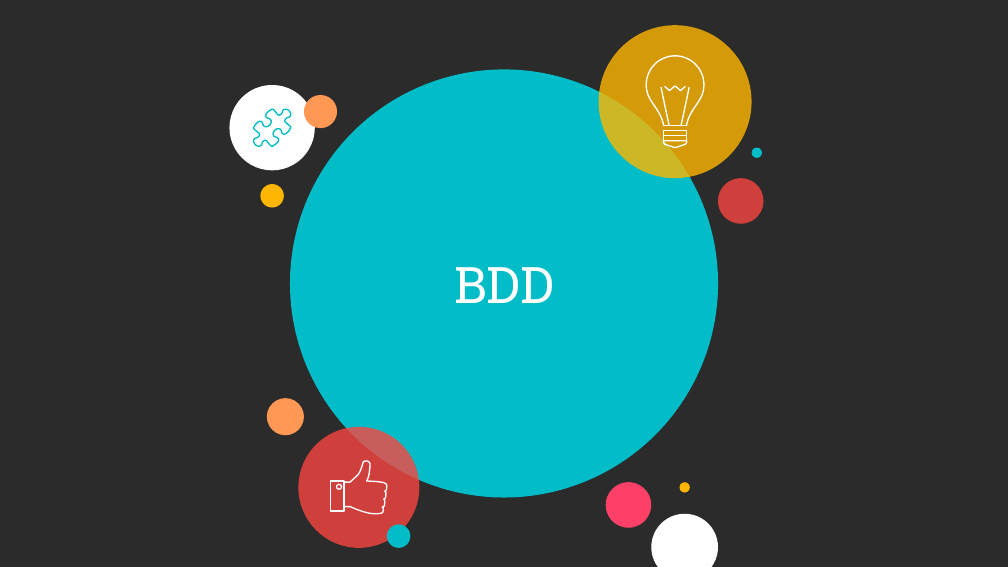
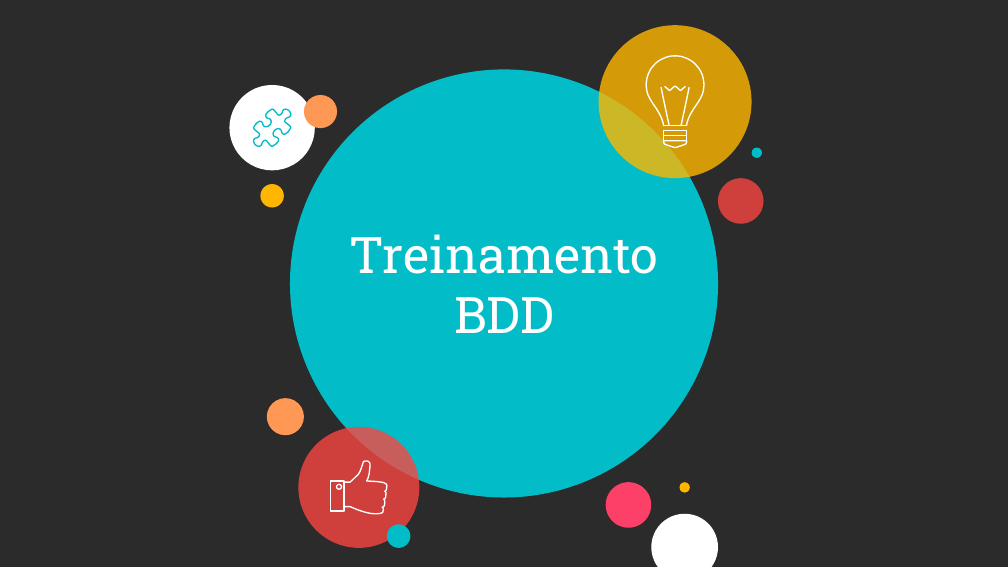
Before and after one commit to fga-eps-mds/A-Disciplina-MDS-EPS, a slide deck: slide 1 of MDS_Material/BDD/Apresentação-MDS-BDD.pptx. Drawn at 1008x567 pixels with LibreOffice and Linux fonts; fonts in the diff are those of the drawing; background and template pictures are left out; a plain dark background stands for a picture behind light text. Boxes give left, top, right and bottom in pixels: in the first picture for what was removed or moved away, otherwise in the second. Text is boxed around its words. In the diff, an @@ line names an element or a change of style, - is before the commit and + after.

```diff
--- a/MDS_Material/BDD/Apresentação-MDS-BDD.pptx
+++ b/MDS_Material/BDD/Apresentação-MDS-BDD.pptx
@@ title at (350, 234, 658, 274): paragraph added @@
+Treinamento
```
Also in this commit, not shown: 4 other slides changed, 4 slides added.
